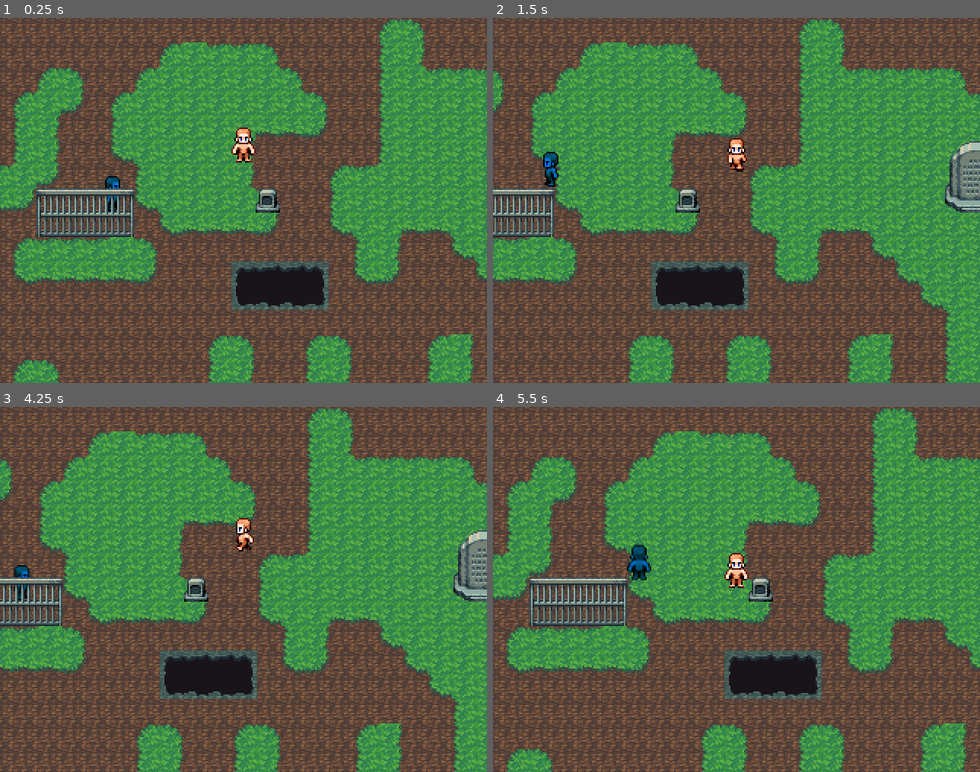
Above: before the commit, frames 1-4 (two rows, left to right).
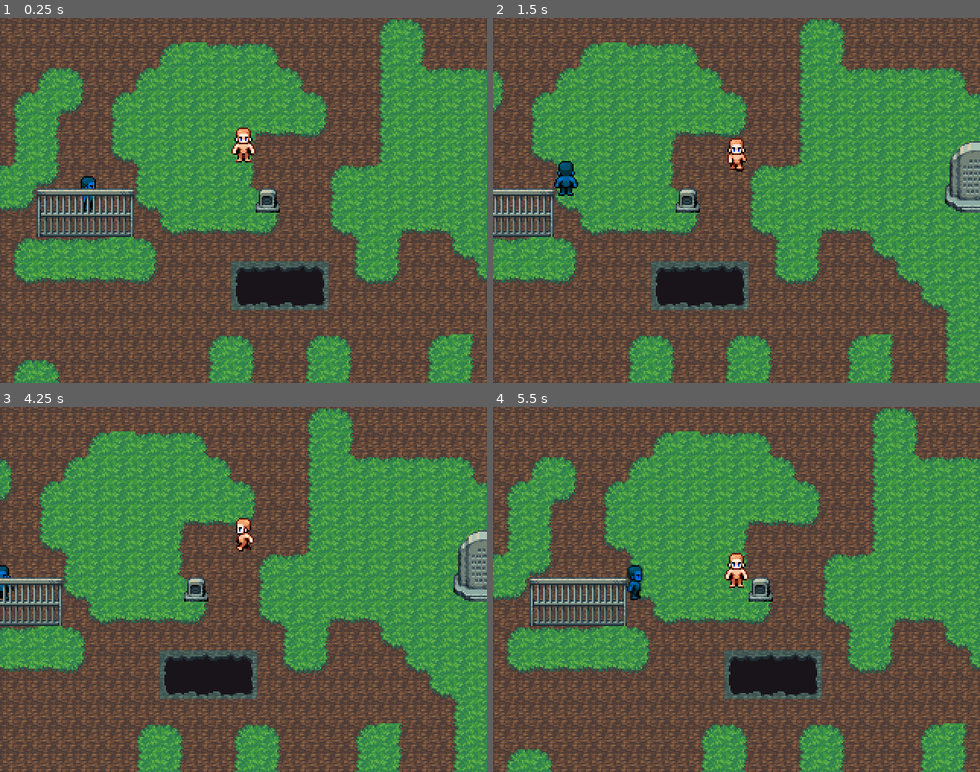
Above: after the commit, the same moments.

Repository: Oplexitie/GBM2K-Framework
Game: Godot game, scene res://Scenes/gameview.tscn
The game is run twice, just before and just after one commit, with the same random seed, the same clock (stepped at 60 frames per second) and the same inputs.
Inputs:
- Up to frame 1 (0.25 s): no input
- Up to frame 2 (1.5 s): hold Right (ui_right) 0.53-1.28 s; tap Z (ui_accept) at 0.6, 0.77, 1.07, 1.35 s; hold Down (ui_down) from 1.28 s (still down)
- Up to frame 3 (4.25 s): tap Z (ui_accept) at 1.52, 1.82, 2.1, 2.85, 3.02, 3.32, 3.6, 3.77, 4.07 s; release Down (ui_down) at 2.03 s; hold Right (ui_right) 2.03-2.78 s; hold Up (ui_up) 2.78-3.53 s; hold Left (ui_left) from 3.53 s (still down)
- Up to frame 4 (5.5 s): tap Z (ui_accept) at 4.35, 4.52, 4.82, 5.1 s; release Left (ui_left) at 5.03 s; hold Down (ui_down) from 5.03 s (still down)

The runs differ from the first frame. In frame 1, 0.3% of the frame differs, in the area x 16-25%, y 43-53%; in frame 2, 0.6%, in the area x 10-18%, y 36-49%; in frame 3, 0.3%; in frame 4, 0.5%.

Commit message:
signals handle dialogue + mobile_class + cleanup

Diff:
--- a/Scenes/Actors/actor.tscn
+++ b/Scenes/Actors/actor.tscn
@@ -1,6 +1,6 @@
 [gd_scene load_steps=37 format=3 uid="uid://d3xeykecmo176"]
 
-[ext_resource type="Script" path="res://Scripts/Actors/actor.gd" id="1_5n422"]
+[ext_resource type="Script" path="res://Scripts/Actors/npc.gd" id="1_5n422"]
 [ext_resource type="Texture2D" uid="uid://n4h41o7d7rbs" path="res://Graphics/Actors/actor_man.png" id="2_n6d4t"]
 
 [sub_resource type="Animation" id="Animation_5p5oj"]
@@ -331,7 +331,7 @@
 [node name="AnimationTree" type="AnimationTree" parent="."]
 tree_root = SubResource("AnimationNodeBlendTree_6ixg4")
 anim_player = NodePath("../AnimationPlayer")
-parameters/StateMachine/Idle/blend_position = Vector2(0, 0.991189)
-parameters/StateMachine/Walk0/blend_position = Vector2(0, 0)
-parameters/StateMachine/Walk1/blend_position = Vector2(0, 0)
+parameters/StateMachine/Idle/blend_position = Vector2(0, 1)
+parameters/StateMachine/Walk0/blend_position = Vector2(0, 1)
+parameters/StateMachine/Walk1/blend_position = Vector2(0, 1)
 parameters/TimeScale/scale = 1.0
--- a/Scenes/Actors/player.tscn
+++ b/Scenes/Actors/player.tscn
@@ -304,7 +304,6 @@
 [sub_resource type="AnimationNodeTimeScale" id="AnimationNodeTimeScale_17258"]
 
 [sub_resource type="AnimationNodeBlendTree" id="AnimationNodeBlendTree_6ixg4"]
-graph_offset = Vector2(-259.661, 45.2562)
 nodes/StateMachine/node = SubResource("AnimationNodeStateMachine_p7un2")
 nodes/StateMachine/position = Vector2(-80, 140)
 nodes/TimeScale/node = SubResource("AnimationNodeTimeScale_17258")
@@ -330,7 +329,7 @@
 [node name="AnimationTree" type="AnimationTree" parent="."]
 tree_root = SubResource("AnimationNodeBlendTree_6ixg4")
 anim_player = NodePath("../AnimationPlayer")
-parameters/StateMachine/Idle/blend_position = Vector2(0, 0.991189)
-parameters/StateMachine/Walk0/blend_position = Vector2(0, 0)
-parameters/StateMachine/Walk1/blend_position = Vector2(0, 0)
+parameters/StateMachine/Idle/blend_position = Vector2(0, 1)
+parameters/StateMachine/Walk0/blend_position = Vector2(0, 1)
+parameters/StateMachine/Walk1/blend_position = Vector2(0, 1)
 parameters/TimeScale/scale = 1.0
--- a/Scenes/Maps/world.tscn
+++ b/Scenes/Maps/world.tscn
@@ -1,12 +1,13 @@
-[gd_scene load_steps=13 format=4 uid="uid://cktlplg0urpum"]
+[gd_scene load_steps=14 format=4 uid="uid://cktlplg0urpum"]
 
 [ext_resource type="Texture2D" uid="uid://clolt0da1hneb" path="res://Graphics/CollisionTiles/actor.png" id="1_ayd0k"]
+[ext_resource type="Script" path="res://Scripts/setup.gd" id="1_d0dyq"]
 [ext_resource type="Texture2D" uid="uid://dd4o7n2bo12h" path="res://Graphics/Tilesets/tileset_dungeon.png" id="1_uo5tt"]
 [ext_resource type="Texture2D" uid="uid://vwmpi5st1if5" path="res://Graphics/CollisionTiles/obstacle.png" id="2_g6aja"]
 [ext_resource type="Script" path="res://Scripts/Grid/grid.gd" id="3_1njb8"]
 [ext_resource type="PackedScene" uid="uid://82egl20vpf7n" path="res://Scenes/Actors/player.tscn" id="4_nyxsb"]
 [ext_resource type="PackedScene" uid="uid://d3xeykecmo176" path="res://Scenes/Actors/actor.tscn" id="5_ehxcq"]
-[ext_resource type="Script" path="res://Scripts/Actors/actor_immobile.gd" id="7_ay8ee"]
+[ext_resource type="Script" path="res://Scripts/Actors/object.gd" id="7_ay8ee"]
 
 [sub_resource type="TileSetAtlasSource" id="TileSetAtlasSource_u76ut"]
 texture = ExtResource("1_ayd0k")
@@ -1116,11 +1117,13 @@
 sources/3 = SubResource("TileSetAtlasSource_tg86c")
 
 [node name="World" type="Node2D"]
+script = ExtResource("1_d0dyq")
 
 [node name="Pawns" type="TileMapLayer" parent="."]
 z_index = 1
 y_sort_enabled = true
 tile_set = SubResource("TileSet_0woim")
+collision_enabled = false
 script = ExtResource("3_1njb8")
 
 [node name="Player" parent="Pawns" instance=ExtResource("4_nyxsb")]
@@ -1134,15 +1137,15 @@
 limit_bottom = 376
 
 [node name="Actor" parent="Pawns" instance=ExtResource("5_ehxcq")]
-position = Vector2(88, 120)
+position = Vector2(72, 120)
+move_pattern = Array[Vector2i]([Vector2i(1, 0), Vector2i(1, 0), Vector2i(1, 0), Vector2i(0, -1), Vector2i(-1, 0), Vector2i(-1, 0), Vector2i(-1, 0), Vector2i(0, 1), Vector2i(0, 0)])
+dialogue_keys = Array[String](["text1", "text2", "text3", "text4"])
 speed = 1.0
-move_pattern = Array[Vector2i]([Vector2i(1, 0), Vector2i(1, 0), Vector2i(1, 0), Vector2i(0, -1), Vector2i(-1, 0), Vector2i(-1, 0), Vector2i(-1, 0), Vector2i(0, 1), Vector2i(0, 0)])
-dialogue_paths = Array[String](["text1", "text2", "text3", "text4", "reset"])
 
 [node name="Actor_Immobile" type="Node2D" parent="Pawns"]
 position = Vector2(200, 120)
 script = ExtResource("7_ay8ee")
-dialogue_paths = Array[String](["text1", "reset"])
+dialogue_keys = Array[String](["text1"])
 
 [node name="Sprite2D" type="Sprite2D" parent="Pawns/Actor_Immobile"]
 texture = ExtResource("1_uo5tt")
@@ -1153,7 +1156,11 @@
 [node name="Lower" type="TileMapLayer" parent="."]
 tile_map_data = PackedByteArray("AAABAAEAAwAEAAwAAAACAAIAAwAEAAwAAAADAAMAAwAEAA4AAAAEAAQAAwAEAAwAAAAEAAUAAwAEAAwAAAAFAA …(12064 unchanged characters)…
 tile_set = SubResource("TileSet_252o2")
+collision_enabled = false
+navigation_enabled = false
 
 [node name="Upper" type="TileMapLayer" parent="."]
 tile_map_data = PackedByteArray("AAADAAgAAwAYAAcAAAAEAAgAAwAZAAcAAAAFAAgAAwAZAAcAAAAGAAgAAwAaAAcAAAAXAAcAAwAYAAAAAAAYAA …(608 unchanged characters)…
 tile_set = SubResource("TileSet_252o2")
+collision_enabled = false
+navigation_enabled = false
--- a/Scenes/gameview.tscn
+++ b/Scenes/gameview.tscn
@@ -16,13 +16,13 @@
 size = Vector2i(320, 240)
 render_target_update_mode = 4
 
-[node name="World" parent="SubViewportContainer/SubViewport" instance=ExtResource("1_vcwrr")]
+[node name="World" parent="SubViewportContainer/SubViewport" node_paths=PackedStringArray("dialogue_manager") instance=ExtResource("1_vcwrr")]
+dialogue_manager = NodePath("../../../Dialogue_Box")
 
 [node name="Dialogue_Box" type="Node2D" parent="."]
 visible = false
 position = Vector2(0, 160)
 script = ExtResource("2_l0pp5")
-char_player_path = NodePath("../SubViewportContainer/SubViewport/World/Pawns/Player")
 
 [node name="ColorRect" type="ColorRect" parent="Dialogue_Box"]
 modulate = Color(1, 1, 1, 0.392157)
--- a/Scripts/Actors/pawn.gd
+++ b/Scripts/Actors/Pawns/pawn.gd
@@ -3,5 +3,3 @@
 
 enum CELL_TYPES{ ACTOR, OBSTACLE }
 @export var type: CELL_TYPES = CELL_TYPES.ACTOR
-
-@onready var dialogue_manager: Node2D = get_node("/root/Node2D/Dialogue_Box")
--- /dev/null
+++ b/Scripts/Actors/Pawns/pawn_mobile.gd
@@ -0,0 +1,42 @@
+extends Pawn
+class_name PawnMobile
+
+@export var speed: float = 1.5
+
+var move_tween: Tween
+var switch_walk: bool = false
+var is_moving: bool = false
+var is_talking: bool = false
+var is_stopped: bool = false
+
+@onready var animtree: AnimationTree =  $AnimationTree
+@onready var walk_anim_length: float = $AnimationPlayer.get_animation("walk_down").length
+@onready var Grid: TileMapLayer = get_parent()
+
+func can_move() -> bool:
+	return not is_moving and not is_talking and not is_stopped
+
+func set_anim_direction(input_direction: Vector2i):
+	animtree.set("parameters/StateMachine/Idle/blend_position", input_direction)
+	animtree.set("parameters/StateMachine/Walk1/blend_position", input_direction)
+	animtree.set("parameters/StateMachine/Walk0/blend_position", input_direction)
+
+func move_to(target_position: Vector2):
+	# Takes care of Animation Speed + Leg Switching (each step, the character swithes the leg they use)
+	animtree.set("parameters/TimeScale/scale", speed)
+	animtree["parameters/StateMachine/playback"].start("Walk1" if switch_walk else "Walk0")
+	animtree.advance(0)
+
+	# Moves the character at the speed of the animation (which can be modified with the speed variable)
+	move_tween = create_tween()
+	move_tween.connect("finished", _move_tween_done)
+	move_tween.tween_property(self, "position", target_position, walk_anim_length/speed)
+	is_moving = true
+
+func _move_tween_done():
+	move_tween.kill()
+	switch_walk = !switch_walk
+	is_moving = false
+
+func set_talking(talk_state: bool):
+	is_talking = !talk_state
--- a/Scripts/Actors/actor.gd
+++ /dev/null
@@ -1,72 +0,0 @@
-extends Pawn
-
-@export var speed: float = 1.5
-@export var move_pattern: Array[Vector2i]
-@export var dialogue_paths: Array[String]
-
-# Movement Related (+ animation)
-var move_step: int = 0
-var is_moving: bool = false
-var is_stopped: bool = false
-var is_talking: bool = false
-var switch_walk: bool = false
-var move_tween: Tween
-var dialogue_txt: Array[Array]
-
-@onready var move_max: int = move_pattern.size()
-@onready var Grid: TileMapLayer = get_parent()
-@onready var animtree: AnimationTree =  $AnimationTree
-@onready var walk_anim_length: float = $AnimationPlayer.get_animation("walk_down").length
-
-func _ready():
-	for i in dialogue_paths.size():
-		dialogue_txt.append(str_to_var(tr(dialogue_paths[i])))
-
-func _process(_delta):
-	if !is_talking and !is_stopped and !is_moving:
-		# Loops movement when move_step is equal to 0
-		move_step += 1
-		if move_step >= move_max: move_step = 0
-
-		# Checks if the next movement opportunity is possible
-		var current_step: Vector2i = move_pattern[move_step]
-		var target_position: Vector2i = Grid.request_move(self, current_step)
-
-		if target_position:
-			# If it's possible, move to target position
-			move_to(current_step, target_position)
-		else:
-			# If it ain't possible, and current_step is something then set idle direction
-			if current_step:
-				animtree.set("parameters/StateMachine/Idle/blend_position", current_step)
-				move_step -= 1
-			else:
-				wait()
-
-func move_to(input_direction: Vector2i, target_position: Vector2):
-	# Takes care of Animation Speed + Leg Switching (each step, the character swithes the leg they use)
-	var str_switch: String = str(int(switch_walk))
-	animtree.set("parameters/TimeScale/scale", speed)
-	animtree.set("parameters/StateMachine/Idle/blend_position", input_direction)
-	animtree.set("parameters/StateMachine/Walk" + str_switch +"/blend_position", input_direction)
-	animtree["parameters/StateMachine/playback"].start("Walk" + str_switch)
-	animtree.advance(0)
-
-	# Moves the character at the speed of the animation (which can be modified with the speed variable)
-	move_tween = create_tween()
-	move_tween.connect("finished", _move_tween_done)
-	move_tween.tween_property(self, "position", target_position, walk_anim_length/speed)
-	is_moving = true
-
-func wait():
-	is_stopped = true
-	await get_tree().create_timer(1.0).timeout
-	is_stopped = false
-
-func _move_tween_done():
-	move_tween.kill()
-	switch_walk = !switch_walk
-	is_moving = false
-
-func trigger_event(direction: Vector2i):
-	dialogue_manager.dialogue_setup(self, direction)
--- a/Scripts/Actors/actor_immobile.gd
+++ /dev/null
@@ -1,13 +0,0 @@
-extends Pawn
-
-@export var dialogue_paths: Array[String]
-
-var dialogue_txt: Array[Array]
-
-func _ready():
-	for i in dialogue_paths.size():
-		dialogue_txt.append(str_to_var(tr(dialogue_paths[i])))
-
-func trigger_event(_direction: Vector2i):
-	# Set it to null to indicate that the actor is imobile
-	dialogue_manager.dialogue_setup(self, Vector2i.ZERO)
--- /dev/null
+++ b/Scripts/Actors/npc.gd
@@ -0,0 +1,42 @@
+extends PawnMobile
+
+@warning_ignore("unused_signal") signal trigger_dialogue
+
+@export var move_pattern: Array[Vector2i]
+@export var dialogue_keys: Array[String]
+
+# Movement Related (+ animation)
+var move_step: int = 0
+
+@onready var move_max: int = move_pattern.size()
+@onready var dialogue: Array[Array] = GbmUtils.get_dialogue(dialogue_keys)
+
+func _process(_delta):
+	# Allow movement if conditions are meet
+	if can_move():
+		var current_step: Vector2i = move_pattern[move_step]
+		if current_step:
+			set_anim_direction(current_step)
+
+			# Checks if the next movement opportunity is possible, if it is move to target position
+			var target_position: Vector2i = Grid.request_move(self, current_step)
+			if target_position:
+				move_to(target_position)
+			else:
+				return # If player is in the way, return to avoid adding to move_step
+		else:
+			wait()
+
+		# Loops movement when move_step is equal to 0
+		move_step += 1
+		if move_step >= move_max: move_step = 0
+
+func wait():
+	is_stopped = true
+	await get_tree().create_timer(1.0).timeout
+	is_stopped = false
+
+func trigger_event(direction: Vector2i):
+	if not is_moving:
+		set_anim_direction(-direction) # Face player
+		emit_signal("trigger_dialogue", dialogue, set_talking)
--- /dev/null
+++ b/Scripts/Actors/object.gd
@@ -0,0 +1,11 @@
+extends Pawn
+
+@warning_ignore("unused_signal") signal trigger_dialogue
+
+@export var dialogue_keys: Array[String]
+
+@onready var dialogue: Array[Array] = GbmUtils.get_dialogue(dialogue_keys)
+
+func trigger_event(_direction: Vector2i):
+	# Set it to null to indicate that the actor is immobile
+	emit_signal("trigger_dialogue", dialogue)
--- a/Scripts/Actors/player.gd
+++ b/Scripts/Actors/player.gd
@@ -1,4 +1,4 @@
-extends Pawn
+extends PawnMobile
 
 const MOVEMENTS: Dictionary = {
 	'ui_up': Vector2i.UP,
@@ -7,43 +7,28 @@
 	'ui_down': Vector2i.DOWN
 	}
 
-@export var speed: float = 1.5
-
 # Movement Related (+ animation)
 var input_history: Array[String] = []
-var is_moving: bool = false
-var is_talking: bool = false
-var switch_walk: bool = false
-var move_tween: Tween
-# Dialogue Related (talk direction)
 var cur_direction: Vector2i = Vector2i.DOWN
-
-@onready var Grid: TileMapLayer = get_parent()
-@onready var animtree: AnimationTree =  $AnimationTree
-@onready var walk_anim_length: float = $AnimationPlayer.get_animation("walk_down").length
 
 func _process(_delta):
 	input_priority()
 
 	# Allow movement if conditions are meet
-	if !is_moving and !is_talking:
+	if can_move():
 		# To Request dialogue
 		if Input.is_action_just_pressed("ui_accept"):
-			Grid.request_diag(self, cur_direction)
+			Grid.request_dial(self, cur_direction)
 
 		var input_direction: Vector2i = set_direction()
+		if input_direction:
+			cur_direction = input_direction
+			set_anim_direction(input_direction)
 
-		if input_direction:
-			# Checks if the next movement opportunity is possible
-			cur_direction = input_direction
+			# Checks if the next movement opportunity is possible, if it is move to target position
 			var target_position: Vector2i = Grid.request_move(self, input_direction)
-
 			if target_position:
-				# If it's possible, move to target position
-				move_to(input_direction,target_position)
-			else:
-				# If it ain't possible, then set idle direction
-				animtree.set("parameters/StateMachine/Idle/blend_position", input_direction)
+				move_to(target_position)
 
 func input_priority():
 	# Input prioritie system, prioritize the latest inputs
@@ -70,22 +55,6 @@
 
 	return direction
 
-func move_to(input_direction: Vector2i, target_position: Vector2):
-	# Takes care of Animation Speed + Leg Switching (each step, the character swithes the leg they use)
-	var str_switch: String = str(int(switch_walk))
-	animtree.set("parameters/TimeScale/scale", speed)
-	animtree.set("parameters/StateMachine/Idle/blend_position", input_direction)
-	animtree.set("parameters/StateMachine/Walk" + str_switch +"/blend_position", input_direction)
-	animtree["parameters/StateMachine/playback"].start("Walk" + str_switch)
-	animtree.advance(0)
-
-	# Moves the character at the speed of the animation (which can be modified with the speed variable)
-	move_tween = create_tween()
-	move_tween.connect("finished", _move_tween_done)
-	move_tween.tween_property(self, "position", target_position, walk_anim_length/speed)
-	is_moving = true
-
-func _move_tween_done():
-	move_tween.kill()
-	switch_walk = !switch_walk
-	is_moving = false
+func set_talking(talk_state: bool):
+	input_history.clear()
+	is_talking = !talk_state
--- a/Scripts/Dialogue/dialogue_manager.gd
+++ b/Scripts/Dialogue/dialogue_manager.gd
@@ -1,57 +1,69 @@
 extends Node2D
 
-@export var char_player_path: NodePath
+signal allow_move
 
+var dialogue: Array[Array]
 var dialogue_index: int = 0
-var char_npc: Node2D
-var npc_dir: Vector2i
+var is_active: bool = false
 
-@onready var char_player: Node2D = get_node(char_player_path)
+@onready var player_signal: Callable = _get_player_callable()
 @onready var writer: RichTextLabel = $writer
 
+func _is_writer_done() -> bool:
+	return writer.visible_characters >= len(writer.text)
+
+func _is_dialogue_done() -> bool:
+	return dialogue_index + 1 >= dialogue.size() # If all the dialogue texts have been shown, then end the dialogue
+
+func dialogue_setup(npc_dial: Array[Array], signal_func: Callable = Callable()):
+	# Adds npc to signal (if assigned), then emits signal to disable movement (or something else)
+	if (signal_func): allow_move.connect(signal_func)
+	emit_signal("allow_move", false)
+
+	# Sets up the dialogue text
+	dialogue = npc_dial.duplicate()
+
+	# Prepares the first dialogue text and makes the dialogue box visible
+	dialogue_index = 0
+	_dialogue_step(dialogue_index)
+	visible = true
+	is_active = true
+
 func _process(_delta):
-	if char_player.is_talking:
-		# If the dialogue is done and the accept key is pressed, the next block of text gets loaded in
-		# If the next block of text is empty then end the dialogue
-		if Input.is_action_just_pressed("ui_accept") and writer.visible_characters == len(writer.text):
-			if char_npc.dialogue_txt[dialogue_index + 1].is_empty():
-				dialogue_index = 0
-				visible = false
-				writer.reset()
+	if is_active:
+		handle_dialogue_steps()
 
-				# Reactivates player and npc movement, for the npc it's if the actor is mobile
-				char_player.is_talking = false
-				if npc_dir: char_npc.is_talking = false
-			else:
-				# Next block of text
-				dialogue_index += 1
-				dialogue_step()
+func handle_dialogue_steps():
+	# If the dialogue text is all typed out, and 'ui_accept' key is pressed, then load the next
+	if _is_writer_done() and Input.is_action_just_pressed("ui_accept"):
+		if _is_dialogue_done():
+			emit_signal("allow_move", true) # Reactivates player and npc movement
 
-func dialogue_setup(npc: Node2D, direction: Vector2i):
-	# Sets up the dialogue event
-	# If direction is equal to Vector2i.ZERO then it's an immobile actor (ex. chair)
-	# If not equal to Vector2i.ZERO then it's a mobile actor (ex. npc)
-	if direction:
-		if npc.is_moving: return
-		# Deactivates npc movement and makes the npc face the player during dialogue
-		npc.is_talking = true
-		npc.animtree.set("parameters/StateMachine/Idle/blend_position", -direction)
+			_disconnect_npc_signals()
 
-	# Saves the npc node and direction for later (in _process() and dialogue_step)
-	char_npc = npc
-	npc_dir = direction
+			# Resets and deactivate dialogue elements
+			visible = false
+			is_active = false
+			dialogue.clear()
+		else:
+			# Next dialogue text
+			dialogue_index += 1
+			_dialogue_step(dialogue_index)
 
-	# The player's input history is emptied to avoid any extra movements from happening
-	char_player.input_history.clear()
-	char_player.is_talking = true
+func _dialogue_step(index: int):
+	# Prepares the next dialogue text
+	writer.reset(dialogue[index][1][0])
+	writer.bbcode_text = dialogue[index][0]
+	writer.set_speed = dialogue[index][1]
+	writer.set_pause = dialogue[index][2]
 
-	# Prepares the first block of text and makes the dialogue box visible
-	visible = true
-	dialogue_step()
+func _disconnect_npc_signals():
+	for i in allow_move.get_connections():
+		if i.callable != player_signal:
+			allow_move.disconnect(i.callable)
 
-func dialogue_step():
-	# Prepares the next block of text
-	writer.reset(char_npc.dialogue_txt[dialogue_index][1][0])
-	writer.bbcode_text = char_npc.dialogue_txt[dialogue_index][0]
-	writer.set_speed = char_npc.dialogue_txt[dialogue_index][1]
-	writer.set_pause =  char_npc.dialogue_txt[dialogue_index][2]
+func _get_player_callable() -> Callable:
+	var callable: Callable
+	for i in allow_move.get_connections():
+		callable = i.callable
+	return callable
--- a/Scripts/Grid/grid.gd
+++ b/Scripts/Grid/grid.gd
@@ -3,28 +3,28 @@
 enum { EMPTY = -1, ACTOR, OBSTACLE }
 
 func _ready():
-	# Gets tilemap layers and adds collision to tiles
+	init_collision()
+
+func init_collision():
+	# Gets tilemap layers
 	var all_layers: Array[Node]
 	for layer in get_parent().get_children():
 		if layer is TileMapLayer: all_layers.append(layer)
-	add_coll_tiles(all_layers)
 
-	# Adds the collision to Actors
-	for child in get_children():
-		set_cell(local_to_map(child.position), child.type, Vector2i.ZERO)
-
-	self_modulate = Color.TRANSPARENT
-
-# Used to add collision to tiles using custom data
-func add_coll_tiles(layers: Array[Node]):
-	for u in layers:
+	# Adds collision to tiles using custom data
+	for u in all_layers:
 		var used_cells: Array[Vector2i] = u.get_used_cells_by_id()
 		for i in used_cells:
 			var get_target_data: TileData = u.get_cell_tile_data(i)
 			var cell_coll_id: int = get_target_data.get_custom_data("coll_type")
 			set_cell(i, cell_coll_id, Vector2i.ZERO)
 
-# Used to request movement opportunity
+	#Adds the collision to Actors
+	for child in get_children():
+		set_cell(local_to_map(child.position), child.type, Vector2i.ZERO)
+
+	self_modulate = Color.TRANSPARENT # Make collision grid invisible
+
 func request_move(pawn: Node2D, direction: Vector2i) -> Vector2i:
 	var cell_start: Vector2i = local_to_map(pawn.position)
 	var cell_target: Vector2i = cell_start + direction
@@ -32,12 +32,12 @@
 	var cell_target_type: int = get_cell_source_id(cell_target)
 	match cell_target_type:
 		EMPTY:
+			# If cell_target is empty move the pawn there
 			return update_pawn_position(pawn, cell_start, cell_target)
 		_:
 			return Vector2i.ZERO
 
-# Used to request dialogue opportunity
-func request_diag(pawn: Node2D, direction: Vector2i):
+func request_dial(pawn: Node2D, direction: Vector2i):
 	var cell_start: Vector2i = local_to_map(pawn.position)
 	var cell_target: Vector2i = cell_start + direction
 
@@ -49,11 +49,11 @@
 			if object_pawn:
 				object_pawn.trigger_event(direction)
 
-# Can be used to get a specific pawn in the Grid
-func get_cell_pawn(coordinates: Vector2i):
+func get_cell_pawn(coordinates: Vector2i) -> Pawn:
 	for node in get_children():
 		if local_to_map(node.position) == coordinates:
-			return(node)
+			return node # Return pawn found at coordinates
+	return # Return nothing if no pawn was found at coordinates
 
 # Updates the pawn's collision tiles and position
 func update_pawn_position(pawn: Node2D, cell_start: Vector2i, cell_target: Vector2i) -> Vector2i:
--- /dev/null
+++ b/Scripts/Utilities/gbm_utils.gd
@@ -0,0 +1,9 @@
+extends Object
+class_name GbmUtils
+
+static func get_dialogue(keys: Array[String]) -> Array[Array]:
+	var dial: Array[Array]
+	var instance: Object = new()
+	for i in keys.size():
+		dial.append(str_to_var(instance.tr(keys[i])))
+	return dial
--- /dev/null
+++ b/Scripts/setup.gd
@@ -0,0 +1,17 @@
+extends Node2D
+
+@export var dialogue_manager: Node2D
+
+func _ready() -> void:
+	_init_dialogue_signal()
+	_init_pawn_signals()
+
+func _init_dialogue_signal():
+	# Setup signal to activate/deactivate player movement
+	dialogue_manager.allow_move.connect($Pawns/Player.set_talking)
+
+func _init_pawn_signals():
+	# Setup signals to trigger dialogue
+	for i in $Pawns.get_children():
+		if ("dialogue_keys" in i):
+			i.trigger_dialogue.connect(dialogue_manager.dialogue_setup)
--- a/Text/game_text.csv
+++ b/Text/game_text.csv
@@ -1,5 +1,4 @@
  ,en,fr
-reset,[],
 text1,"[""This is test text !"",{0:0.02},{}]",
 text2,"[""Like Seriously ! This is test Text !"",{0:0.02,3:0.5,14:0.02},{}]",
 text3,"[""Ok are you done ? You better stop otherwise I'm going to Lorem Ipsum you…"",{0:0.02},{16:3}]",
Binary file changed: Graphics/Actors/actor_man.png
Binary file changed: Graphics/CollisionTiles/obstacle.png
Binary file changed: Text/game_text.en.translation
Binary file changed: Text/game_text.fr.translation
